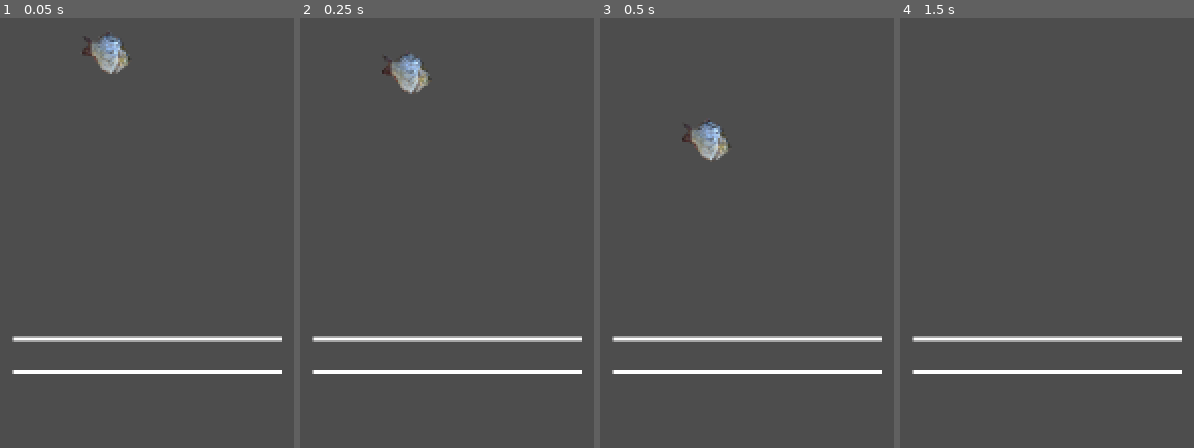
Above: before the commit, frames 1-4 (left to right).
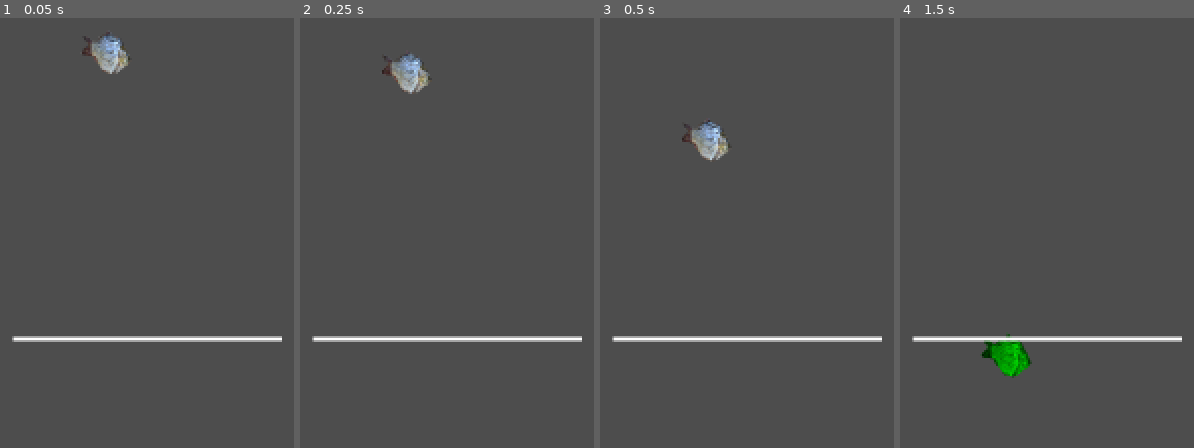
Above: after the commit, the same moments.

Repository: Hanodev/12-Gauge-Fishing-Rod
Game: Godot game, scene res://fishing/minigame/fishing_game_2.tscn
Two runs of this game, one before a commit and one after it. Both use one fixed random seed, a clock stepped at 60 frames per second and the inputs below. This scene is started directly instead of the project's main scene.
Inputs (mouse positions are in pixels of both pictures, inside the frame that each line leads up to):
- Up to frame 1 (0.05 s): no input
- Up to frame 2 (0.25 s): no input
- Up to frame 3 (0.5 s): no input
- Up to frame 4 (1.5 s): tap Enter at 0.5 s; move the mouse to (outside the picture) at 0.52 s; hold D (Right) 0.53-1.25 s; tap F (Interact) at 0.6 s; click (outside the picture) at 0.67 s; tap Space (Jump) at 0.77 s; drag from (outside the picture) to (926, 233) at 1.27 s

The runs differ from the first frame. In frame 1, 0.9% of the frame differs, in the area x 4-96%, y 81-83%; in frame 2, 0.9%; in frame 3, 0.9%; in frame 4, 1.8%, in the area x 4-96%, y 73-84%.

Commit message:
fishing timeee

Diff:
--- /dev/null
+++ b/12-gauge-fishing-rod/fishing/fishing_rod.gd
@@ -0,0 +1 @@
+extends Node3D
--- /dev/null
+++ b/12-gauge-fishing-rod/fishing/fishing_rod.tscn
@@ -0,0 +1,6 @@
+[gd_scene load_steps=2 format=3 uid="uid://dw8j5krymgsip"]
+
+[ext_resource type="Script" uid="uid://cvlyi36h2bw0v" path="res://fishing/fishing_rod.gd" id="1_qej5g"]
+
+[node name="FishingRod" type="Node3D"]
+script = ExtResource("1_qej5g")
--- a/12-gauge-fishing-rod/fishing/minigame/fishing_game_2.gd
+++ b/12-gauge-fishing-rod/fishing/minigame/fishing_game_2.gd
@@ -16,6 +16,7 @@
 func _physics_process(delta: float) -> void:
 	if ray_cast_2d_2.is_colliding():
 		fish.emit(area_2d.linear_velocity.length())
+		area_2d.freeze = true
 		return
 
 	if ray_cast_2d.is_colliding():
--- a/12-gauge-fishing-rod/fishing/minigame/fishing_game_2.tscn
+++ b/12-gauge-fishing-rod/fishing/minigame/fishing_game_2.tscn
@@ -4,7 +4,7 @@
 [ext_resource type="Texture2D" uid="uid://cthhhios41gl1" path="res://fishing/fish-png-19.png" id="2_stcsv"]
 
 [sub_resource type="CircleShape2D" id="CircleShape2D_jiuee"]
-radius = 80.0
+radius = 28.442924
 
 [node name="FishingGame2" type="Node2D"]
 script = ExtResource("1_jiuee")
@@ -41,16 +41,3 @@
 [node name="RayCast2D2" type="RayCast2D" parent="."]
 position = Vector2(-89, 320)
 target_position = Vector2(250, 0)
-
-[node name="ColorRect" type="ColorRect" parent="RayCast2D2"]
-anchors_preset = 8
-anchor_left = 0.5
-anchor_top = 0.5
-anchor_right = 0.5
-anchor_bottom = 0.5
-offset_left = -4.0
-offset_top = -2.0
-offset_right = 265.0
-offset_bottom = 2.0
-grow_horizontal = 2
-grow_vertical = 2
Not shown, added: 12-gauge-fishing-rod/fishing/fishing_rod.gd.uid
